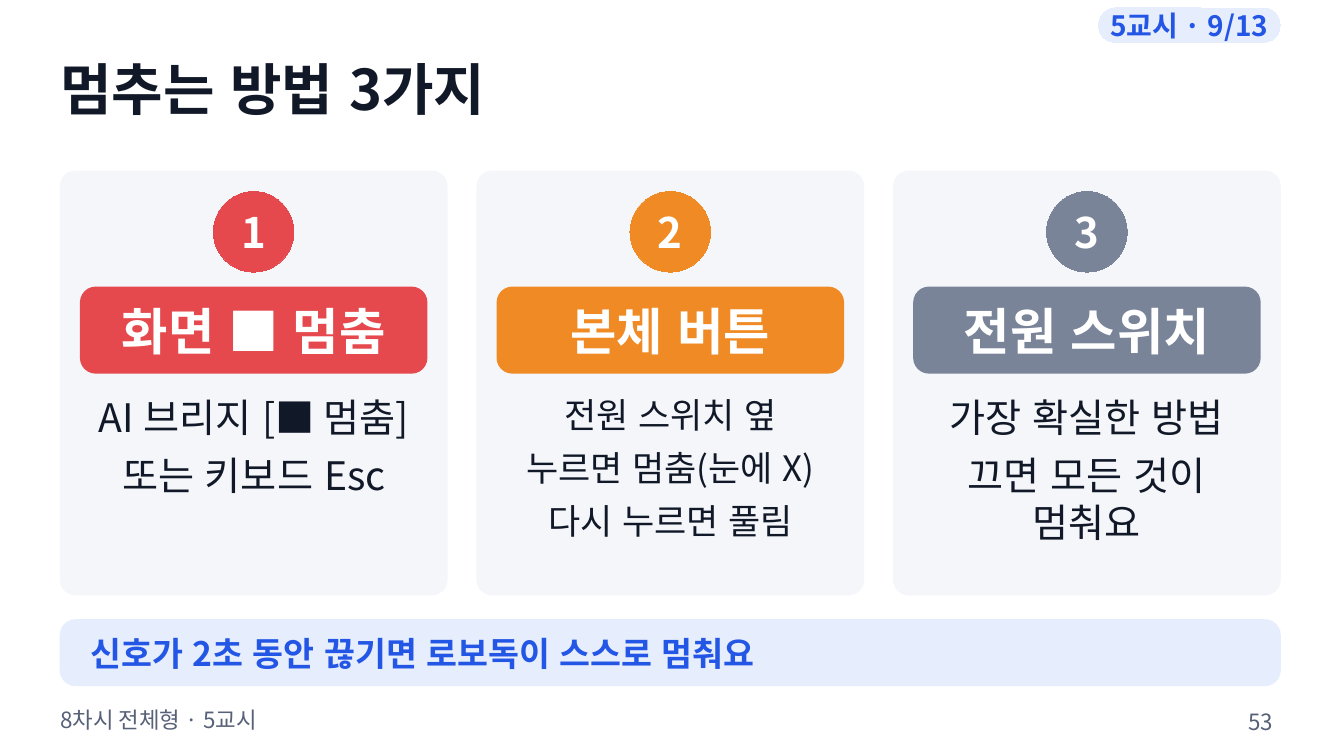
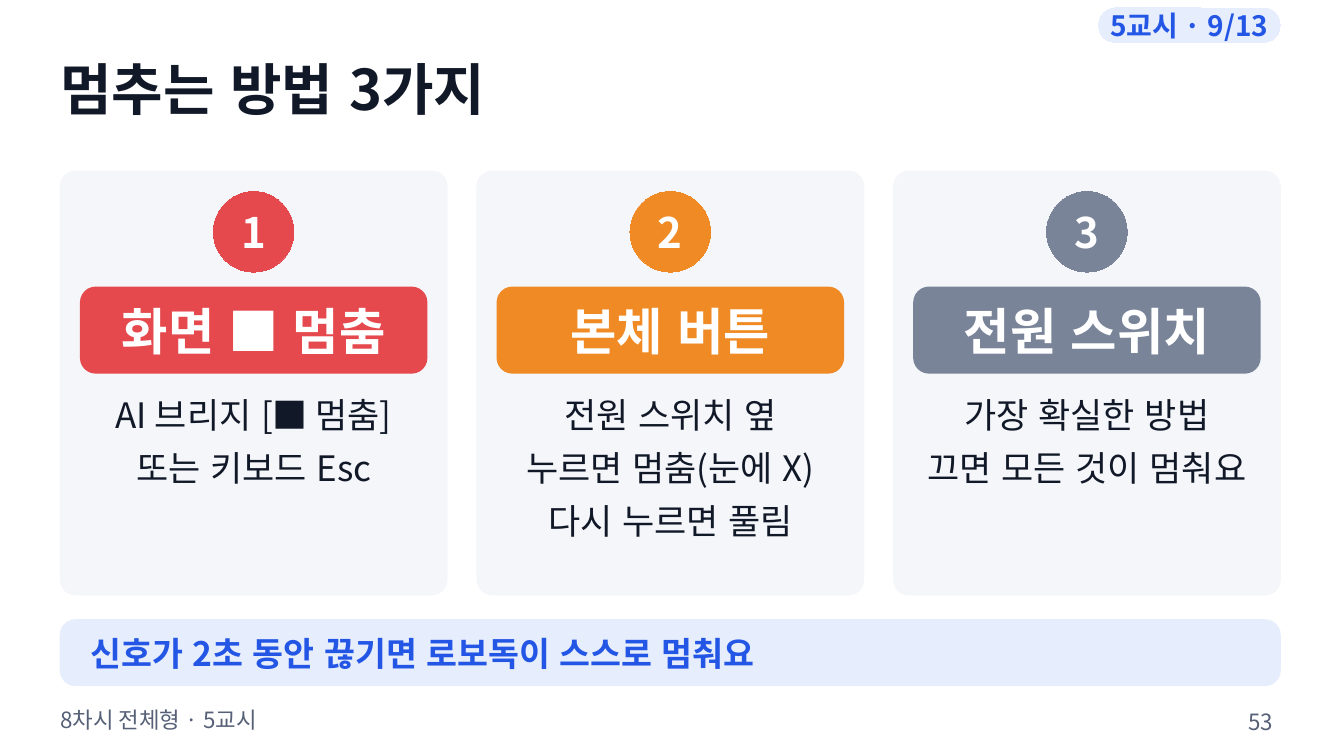
Before and after one commit to boundaryx01-uniquelife/microbit, a slide deck: slide 53 of bridge/docs/materials/8차시_전체형/8차시_수업슬라이드.pptx. Drawn at 1344x756 pixels with LibreOffice and Linux fonts; fonts in the diff are those of the drawing. Boxes give left, top, right and bottom in pixels: in the first picture for what was removed or moved away, otherwise in the second. Text is boxed around its words. In the diff, an @@ line names an element or a change of style, - is before the commit and + after.

```diff
--- a/bridge/docs/materials/8차시_전체형/8차시_수업슬라이드.pptx
+++ b/bridge/docs/materials/8차시_전체형/8차시_수업슬라이드.pptx
@@ text "AI 브리지 [■ 멈춤]" at (116,399,392,484): size 28 to 25 pt @@
@@ text "가장 확실한 방법" at (928,398,1246,484): size 28 to 25 pt @@
```
Also in this commit, not shown: 4 other slides changed, 9 other files.
